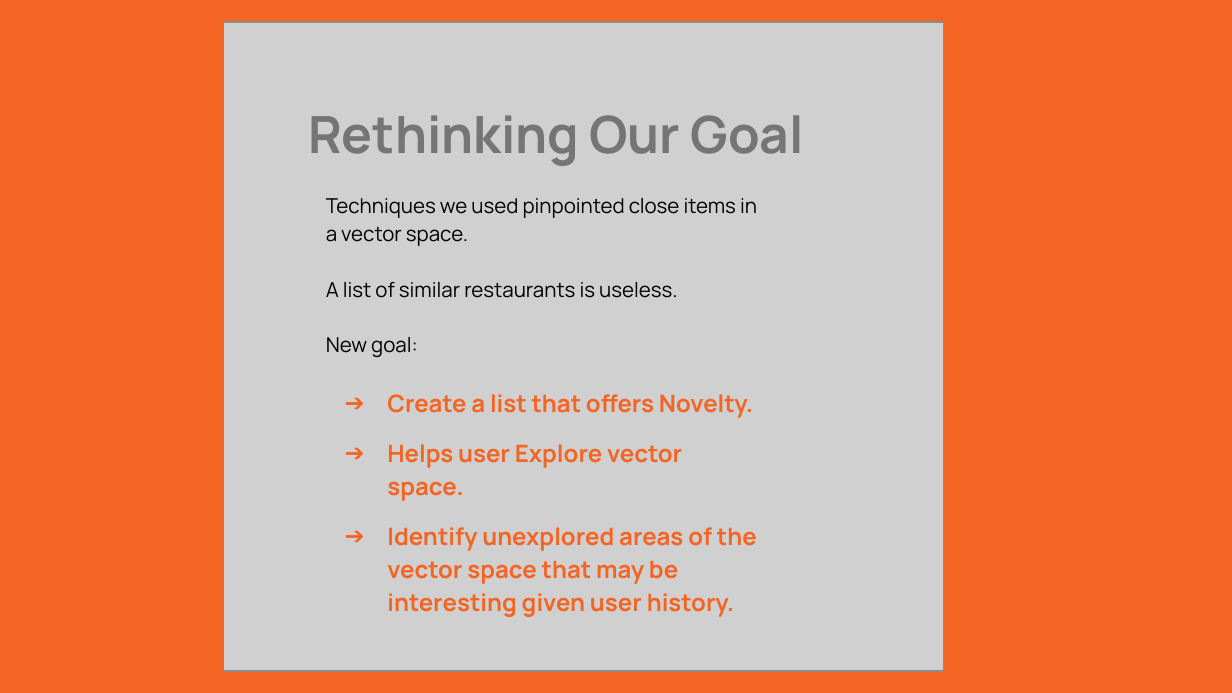
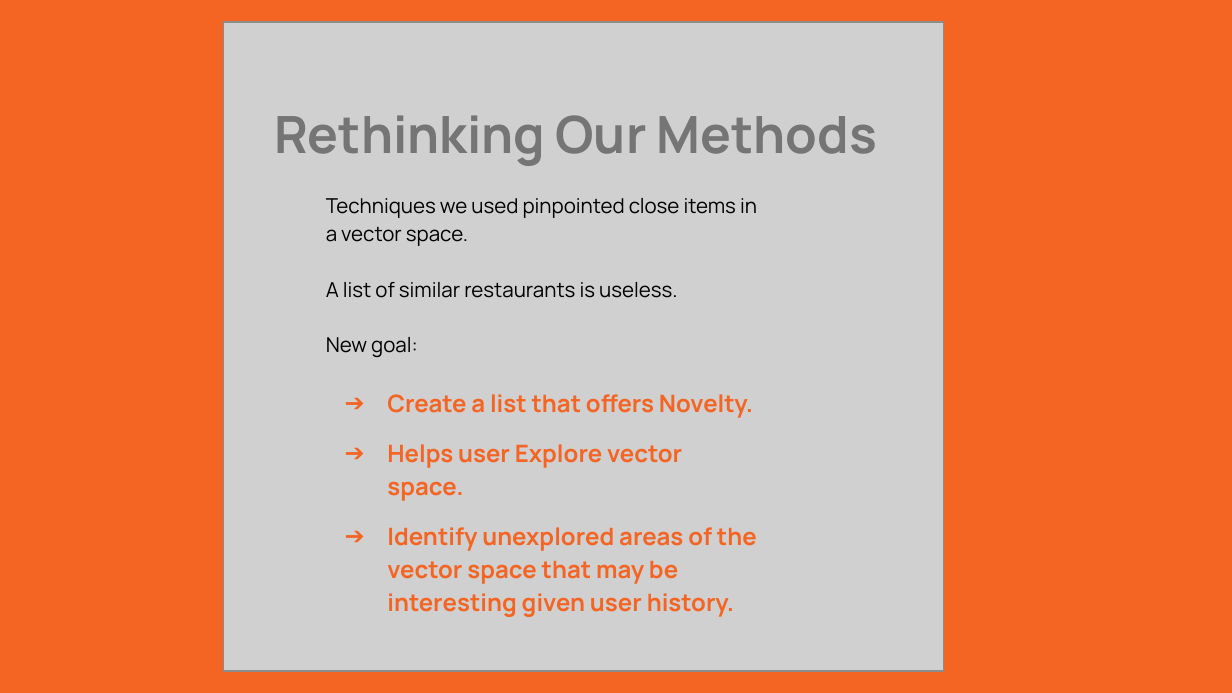
Before and after one commit to nycdatasci/bootcamp008_project, a slide deck: slide 14 of Project4-Capstone/Yay Data/Presentation/Your big idea.pptx (slide 12 before the commit). Drawn at 1232x693 pixels with LibreOffice and Linux fonts; fonts in the diff are those of the drawing; grey boxes stand for pictures. Boxes give left, top, right and bottom in pixels: in the first picture for what was removed or moved away, otherwise in the second. Text is boxed around its words. In the diff, an @@ line names an element or a change of style, - is before the commit and + after.

```diff
--- a/Project4-Capstone/Yay Data/Presentation/Your big idea.pptx
+++ b/Project4-Capstone/Yay Data/Presentation/Your big idea.pptx
@@ text at (274,115,877,166): text changed @@
-Rethinking Our Goal
+Rethinking Our Methods
```
Also in this commit, not shown: 7 other slides changed, 2 slides added, 1 other file.
